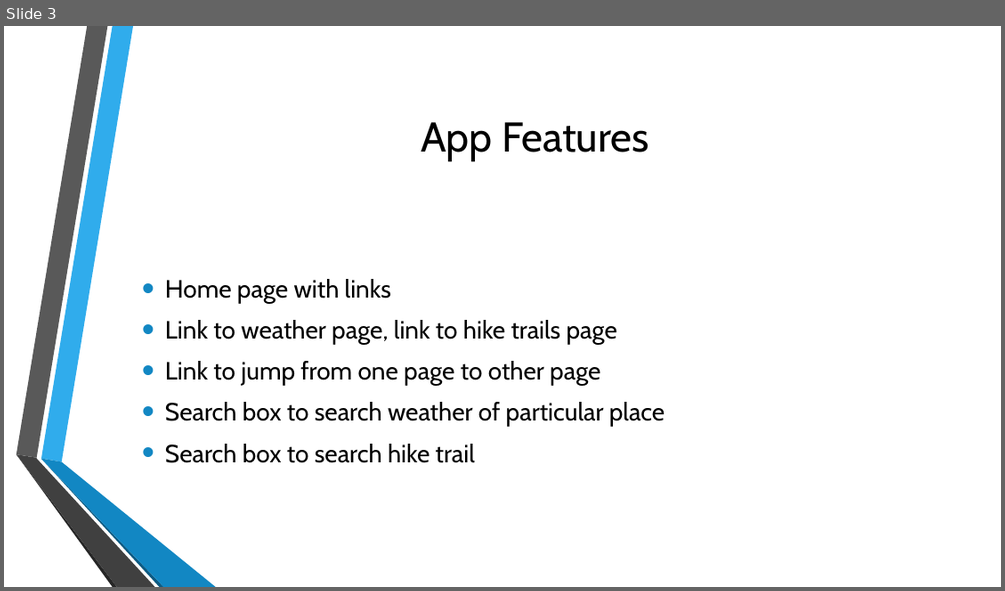
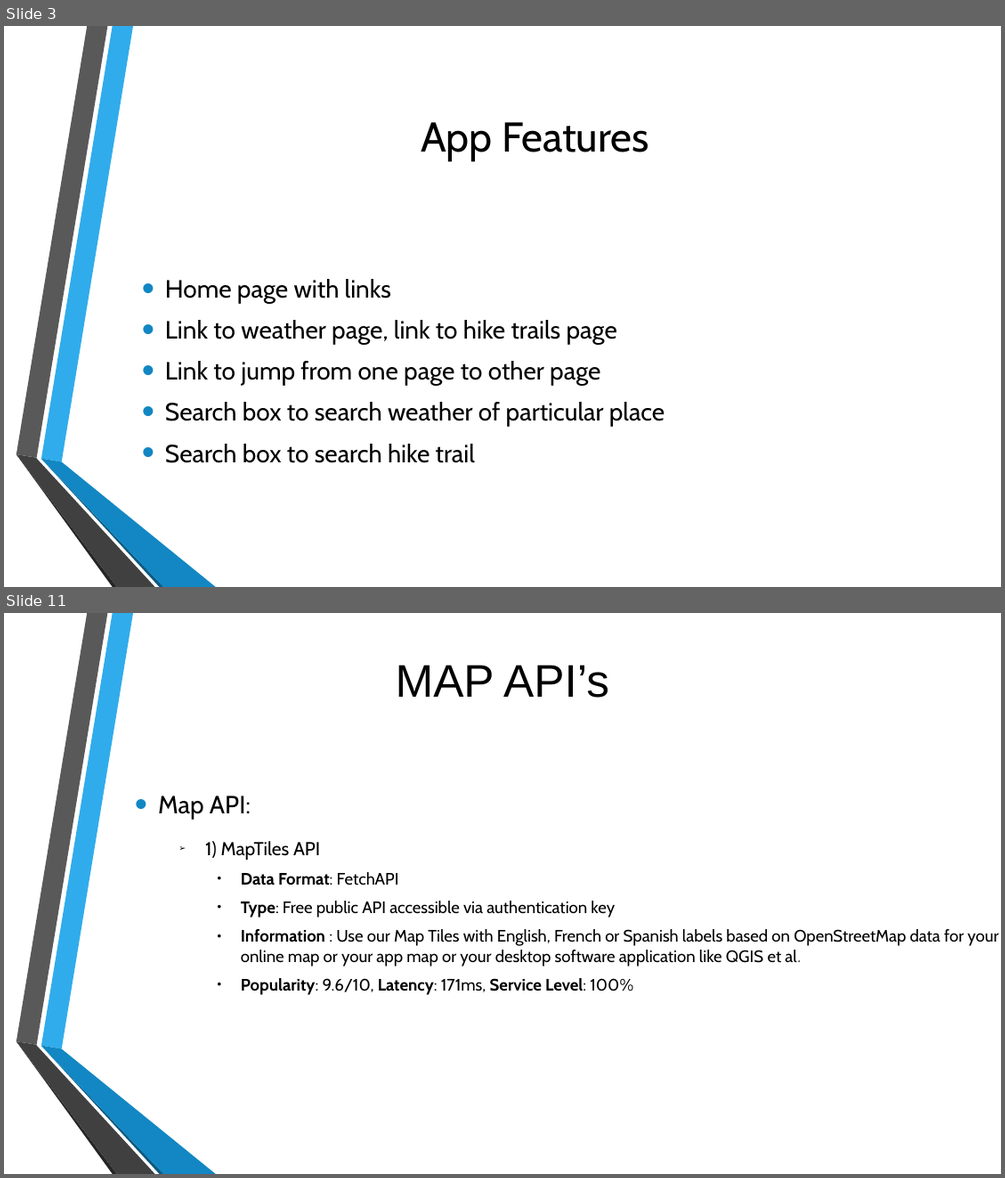
Before and after one commit to HarshaRamayanam/webdev-project, a slide deck: Project proposal.pptx. Shown one above the other, each under a label of ours: slide 3 before the commit, slides 3 and 11 after it; the slides between them are not shown. The pictures are 1005x591 and 1005x1178 pixels, drawn with LibreOffice and Linux fonts; fonts in the diff are those of the drawing; background and template pictures are left out. Boxes give left, top, right and bottom in pixels: in the first picture for what was removed or moved away, otherwise in the second. Text is boxed around its words. In the diff, an @@ line names an element or a change of style, - is before the commit and + after.

```diff
--- a/Project proposal.pptx
+++ b/Project proposal.pptx
@@ slide 11 added at [4, 613, 1001, 1174], background picture (left out); not listed: 6 template elements that a slide beside it also shows @@
@@ title added at [396, 665, 609, 698], 44 pt, text #000000 @@
+MAP API’s
@@ subtitle added at [158, 795, 998, 995], 16 pt, text #000000 @@
+• Map API:
+  ➢ 1) MapTiles API
+    ● Data Format: FetchAPI
+    ● Type: Free public API accessible via authentication key
+    ● Information : Use our Map Tiles with English, French or Spanish labels based on OpenStreetMap data for your online map or your app map or your desktop software application like QGIS et al.
+    ● Popularity: 9.6/10, Latency: 171ms, Service Level: 100%
```
Also in this commit, not shown: 7 slides changed, 4 other slides added.
